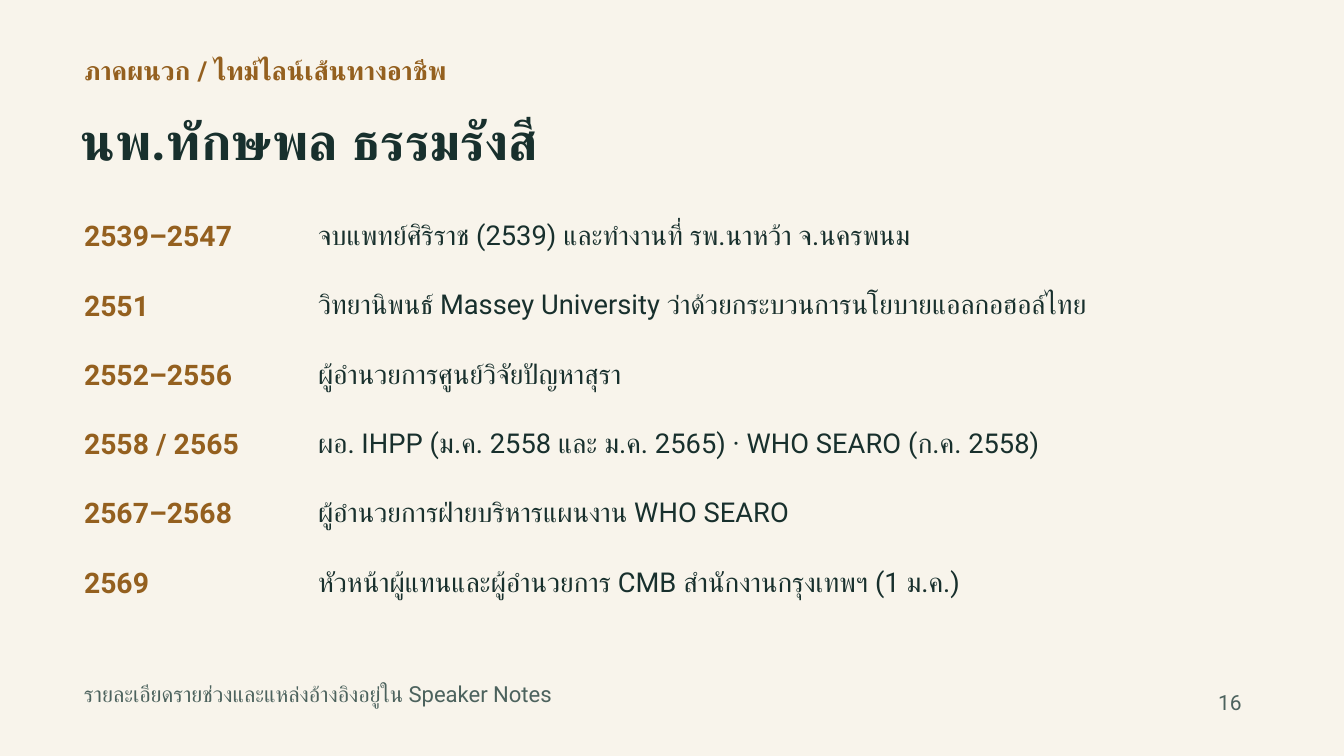
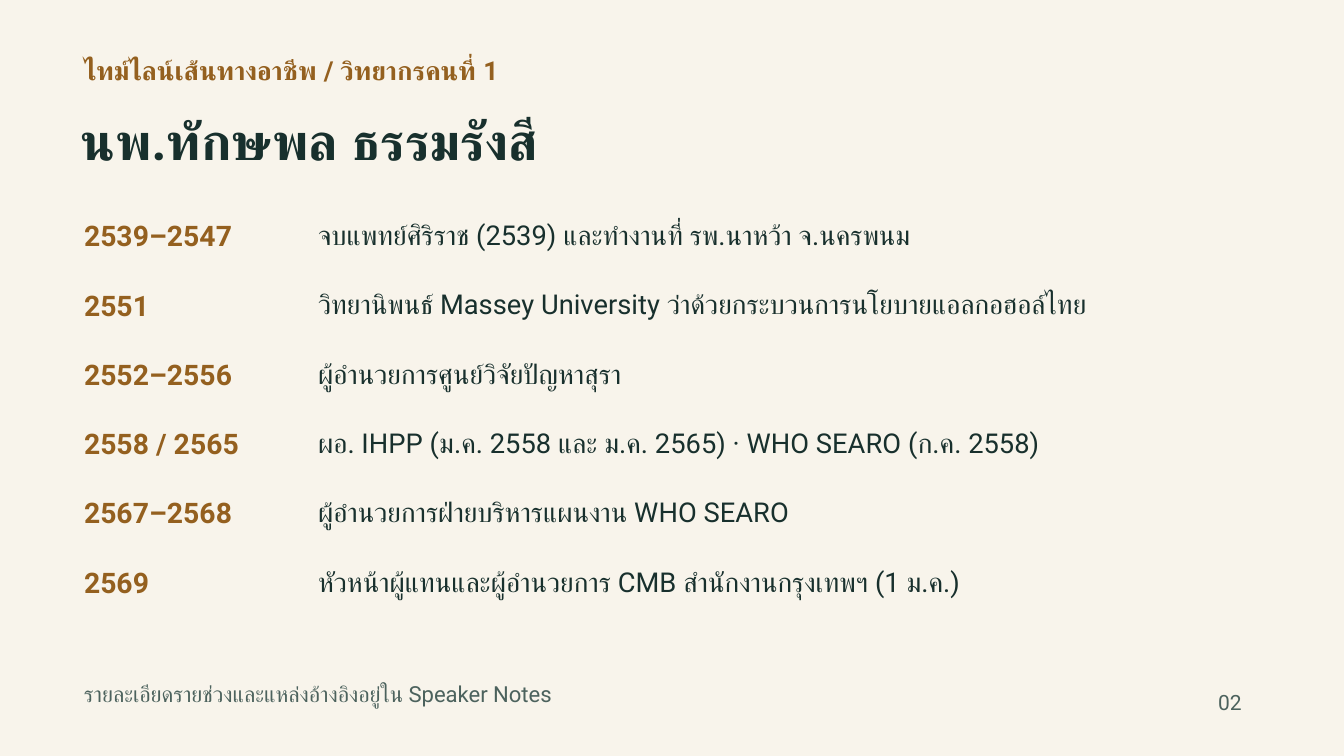
Before and after one commit to smartwoo/racm303-2569-faculty-member, a slide deck: slide 2 of exports/pptx/RACM303_2569_Physician_Roles_Moderator.pptx (slide 16 before the commit). Drawn at 1344x756 pixels with LibreOffice and Linux fonts; fonts in the diff are those of the drawing. Boxes give left, top, right and bottom in pixels: in the first picture for what was removed or moved away, otherwise in the second. Text is boxed around its words. In the diff, an @@ line names an element or a change of style, - is before the commit and + after.

```diff
--- a/exports/pptx/RACM303_2569_Physician_Roles_Moderator.pptx
+++ b/exports/pptx/RACM303_2569_Physician_Roles_Moderator.pptx
@@ text at (84, 60, 498, 81): text changed @@
-ภาคผนวก / ไทม์ไลน์เส้นทางอาชีพ
+ไทม์ไลน์เส้นทางอาชีพ / วิทยากรคนที่ 1
@@ text at (1218, 695, 1242, 710): text changed @@
-16
+02
```
Also in this commit, not shown: 6 other slides changed, 6 slides added, 12 slides removed.
